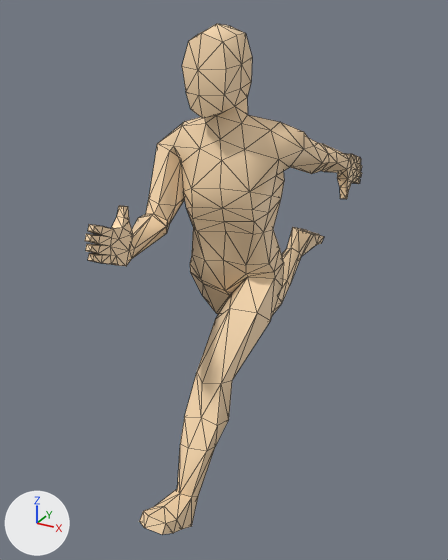
A saved change to the OBJ model Game/Resources/Models/human29.obj.
Before and after are seen from a camera (50 mm lens) standing at (0.708, -1.342, 1.258) and looking at (-0.058, 0.051, 0.561). The axes (+X, +Y, +Z) are drawn at lower left. The lights are the same throughout. Mesh edges are drawn as thin lines. Where no turn or scale is listed for an object, it has been applied to the vertices.

In view in the first picture: 'HumanMale'.
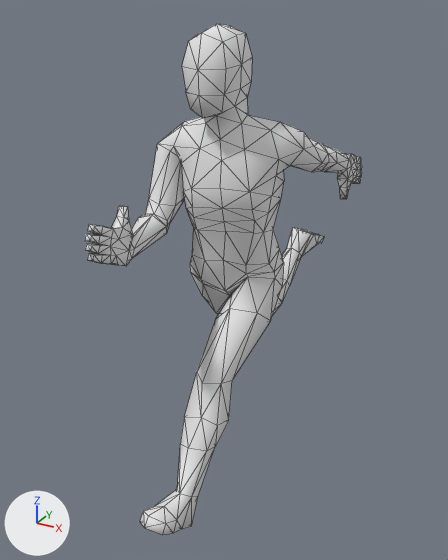
The newer file is also turned or shifted as a whole; pictures and numbers use the older file's frame.

Diff of the bpy script that builds the scene:
```diff
--- a/Game/Resources/Models/human29.obj.py
+++ b/Game/Resources/Models/human29.obj.py
@@ mat_material @@
+mat_material = principled_material('Material')
+mat_material.base_color = (0.8, 0.8, 0.8)  # white #e7e7e7
+mat_material.roughness = 1.0
@@ me_humanmale @@
 me_humanmale.from_pydata(...)  # 410 vertices, 816 faces; spans x -0.181..0.179, y -0.46..0.681, z 0.008..1.225
-me_humanmale.materials.append(mat_maleskin)  # beige #ffdeb3
+me_humanmale.materials.append(mat_material)  # white #e7e7e7
```

Pixel boxes [x1, y1, x2, y2] of what changed, in the pictures (448 x 560 px):
'HumanMale', recoloured (beige to white)
    both: [85, 24, 362, 534]
